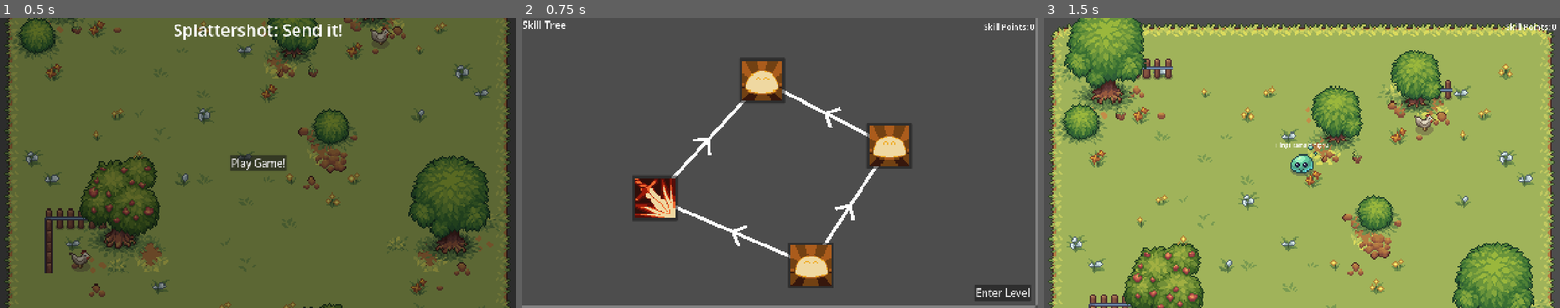
Above: before the commit, frames 1-3 (left to right).
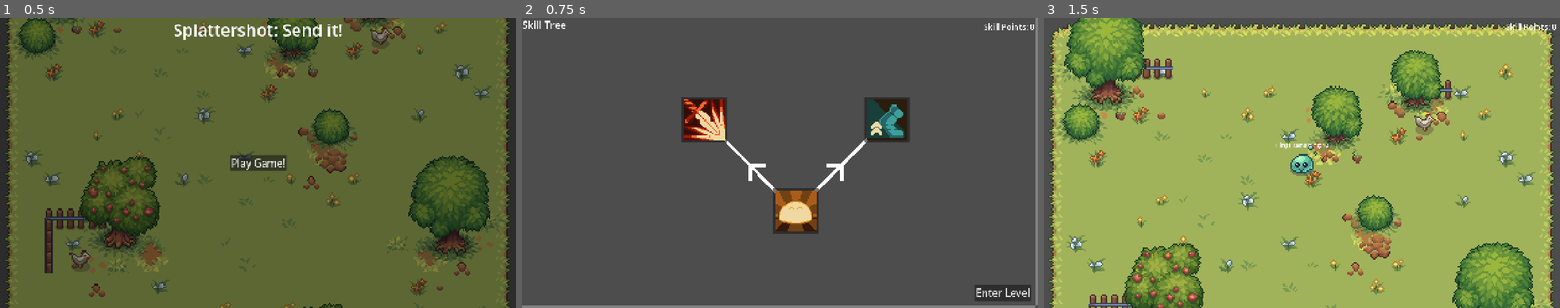
Above: after the commit, the same moments.

Repository: Auseawesome/HavenBounceBack
Game: Godot game, scene res://main.tscn
Two runs of this game, one before a commit and one after it. Both use one fixed random seed, a clock stepped at 60 frames per second and the inputs below.
Inputs:
- Up to frame 1 (0.5 s): no input
- Up to frame 2 (0.75 s): click "Play Game!" at 0.5 s
- Up to frame 3 (1.5 s): click "Enter Level" at 1.25 s

Frame 1 is identical in both runs. In frame 2, 10% of the frame differs, in the area x 21-76%, y 14-94%; in frame 3, nothing differs.

Commit message:
Added sprinting start

Diff:
--- a/skills/all_skills/sharp_vengeance.tres
+++ b/skills/all_skills/sharp_vengeance.tres
@@ -15,6 +15,7 @@
 script = ExtResource("1_2yys2")
 target_trait = ExtResource("4_hg1ey")
 base_increase = 5.0
+max_level = 10
 icon = ExtResource("2_hg1ey")
 desc = "Channel your anger into more base damage!"
 cost = SubResource("Resource_dyy1w")
--- /dev/null
+++ b/skills/all_skills/sprinting_start.tres
@@ -0,0 +1,22 @@
+[gd_resource type="Resource" script_class="FloatIncreaseSkill" format=3 uid="uid://pnsovks07lkq"]
+
+[ext_resource type="Script" uid="uid://xqav88ne5bdn" path="res://skills/cost_providers/constant_provider.gd" id="1_an3a7"]
+[ext_resource type="Script" uid="uid://c5cq4io6m8djf" path="res://skills/float_increase_skill.gd" id="1_r5lok"]
+[ext_resource type="Texture2D" uid="uid://c1rf774wvf585" path="res://sprites/skills/sprinting_start.png" id="2_3iblb"]
+[ext_resource type="Resource" uid="uid://3ombqqsbsacq" path="res://skills/trait/all_traits/speed.tres" id="4_srydh"]
+
+[sub_resource type="Resource" id="Resource_054as"]
+script = ExtResource("1_an3a7")
+cost = 15
+metadata/_custom_type_script = "uid://xqav88ne5bdn"
+
+[resource]
+resource_name = "Sprinting Start"
+script = ExtResource("1_r5lok")
+target_trait = ExtResource("4_srydh")
+base_increase = 16.0
+max_level = 10
+icon = ExtResource("2_3iblb")
+desc = "Gain some extra fling speed and smash into obstacles even harder!"
+cost = SubResource("Resource_054as")
+metadata/_custom_type_script = "uid://c5cq4io6m8djf"
--- a/ui/skill_tree/skill_tree_contents.tscn
+++ b/ui/skill_tree/skill_tree_contents.tscn
@@ -4,6 +4,7 @@
 [ext_resource type="Resource" uid="uid://rkrwxw1e8j0x" path="res://skills/all_skills/a_new_slime.tres" id="3_ddacy"]
 [ext_resource type="Script" uid="uid://bk7mkgs6cdmm6" path="res://ui/skill_tree/skill_upgrade.gd" id="3_rst24"]
 [ext_resource type="Resource" uid="uid://dldoj348efgy3" path="res://skills/all_skills/sharp_vengeance.tres" id="4_gjyfs"]
+[ext_resource type="Resource" uid="uid://pnsovks07lkq" path="res://skills/all_skills/sprinting_start.tres" id="5_s23nm"]
 
 [node name="SkillTreeContents" type="Control" unique_id=1464612974]
 layout_mode = 3
@@ -14,49 +15,37 @@
 grow_vertical = 2
 script = ExtResource("1_38owx")
 
-[node name="SkillUpgrade4" type="Control" parent="." unique_id=255259197 node_paths=PackedStringArray("dependencies")]
+[node name="ANewSlime" type="Control" parent="." unique_id=1152341308]
 custom_minimum_size = Vector2(136, 136)
 anchors_preset = 0
-offset_left = 597.0
-offset_top = 69.0
-offset_right = 733.0
-offset_bottom = 205.0
-script = ExtResource("3_rst24")
-skill = ExtResource("3_ddacy")
-dependencies = [NodePath("../SkillUpgrade2"), NodePath("../SkillUpgrade3")]
-metadata/_custom_type_script = "uid://bk7mkgs6cdmm6"
-
-[node name="SkillUpgrade3" type="Control" parent="." unique_id=1379219734 node_paths=PackedStringArray("dependencies")]
-custom_minimum_size = Vector2(136, 136)
-anchors_preset = 0
-offset_left = 976.0
-offset_top = 263.0
-offset_right = 1112.0
-offset_bottom = 399.0
-script = ExtResource("3_rst24")
-skill = ExtResource("3_ddacy")
-dependencies = [NodePath("../SkillUpgrade")]
-metadata/_custom_type_script = "uid://bk7mkgs6cdmm6"
-
-[node name="SkillUpgrade2" type="Control" parent="." unique_id=1610858825 node_paths=PackedStringArray("dependencies")]
-custom_minimum_size = Vector2(136, 136)
-anchors_preset = 0
-offset_left = 277.0
-offset_top = 419.0
-offset_right = 413.0
-offset_bottom = 555.0
-script = ExtResource("3_rst24")
-skill = ExtResource("4_gjyfs")
-dependencies = [NodePath("../SkillUpgrade")]
-metadata/_custom_type_script = "uid://bk7mkgs6cdmm6"
-
-[node name="SkillUpgrade" type="Control" parent="." unique_id=1152341308]
-custom_minimum_size = Vector2(136, 136)
-anchors_preset = 0
-offset_left = 743.0
-offset_top = 619.0
-offset_right = 879.0
-offset_bottom = 755.0
+offset_left = 697.0
+offset_top = 457.0
+offset_right = 833.0
+offset_bottom = 593.0
 script = ExtResource("3_rst24")
 skill = ExtResource("3_ddacy")
 metadata/_custom_type_script = "uid://bk7mkgs6cdmm6"
+
+[node name="SharpVengeance" type="Control" parent="ANewSlime" unique_id=1610858825 node_paths=PackedStringArray("dependencies")]
+custom_minimum_size = Vector2(136, 136)
+anchors_preset = 0
+offset_left = -272.0
+offset_top = -272.0
+offset_right = -136.0
+offset_bottom = -136.0
+script = ExtResource("3_rst24")
+skill = ExtResource("4_gjyfs")
+dependencies = [NodePath("..")]
+metadata/_custom_type_script = "uid://bk7mkgs6cdmm6"
+
+[node name="SprintingStart" type="Control" parent="ANewSlime" unique_id=1379219734 node_paths=PackedStringArray("dependencies")]
+custom_minimum_size = Vector2(136, 136)
+anchors_preset = 0
+offset_left = 272.0
+offset_top = -272.0
+offset_right = 408.0
+offset_bottom = -136.0
+script = ExtResource("3_rst24")
+skill = ExtResource("5_s23nm")
+dependencies = [NodePath("..")]
+metadata/_custom_type_script = "uid://bk7mkgs6cdmm6"
Binary file added: sprites/skills/sprinting_start.png
Not shown, added: sprites/skills/sprinting_start.png.import
